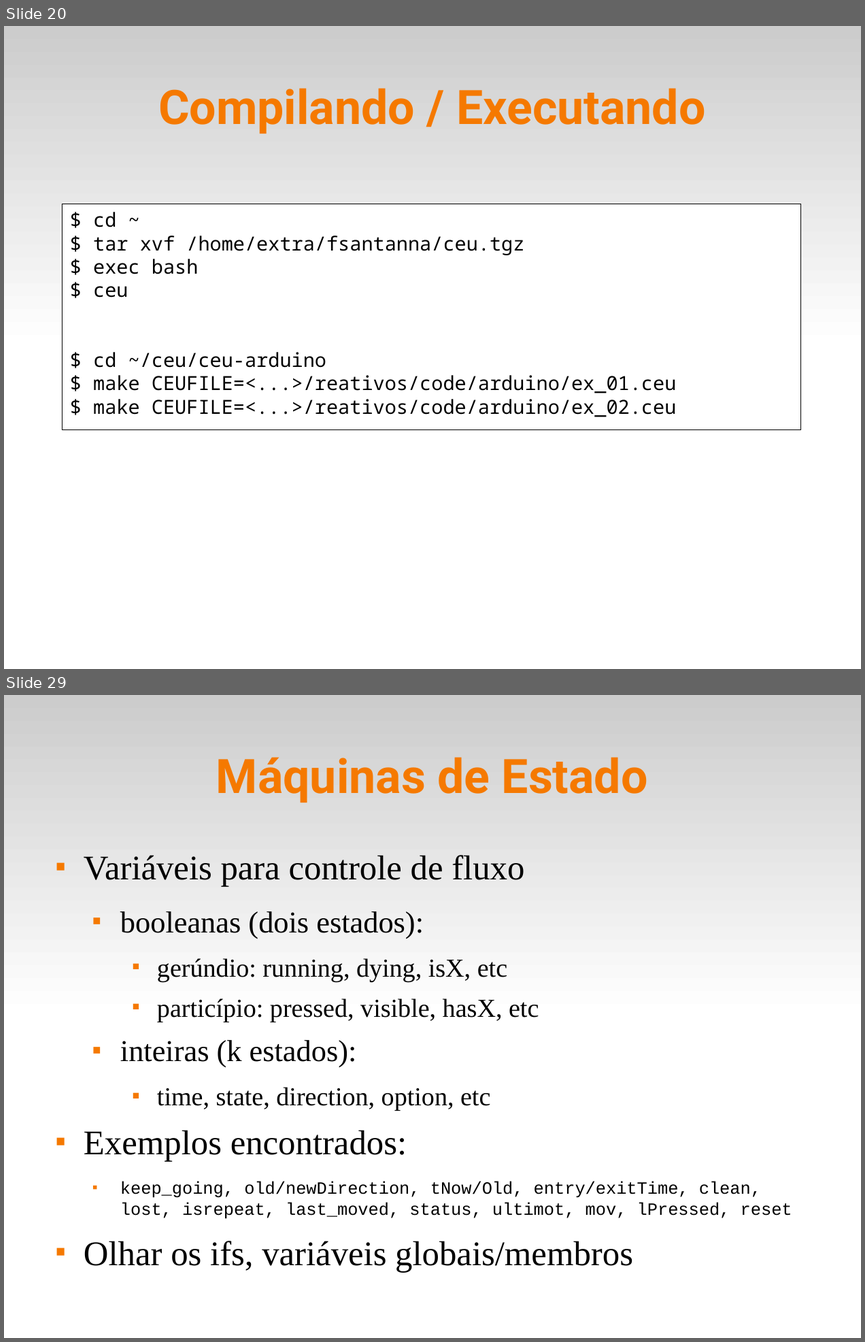
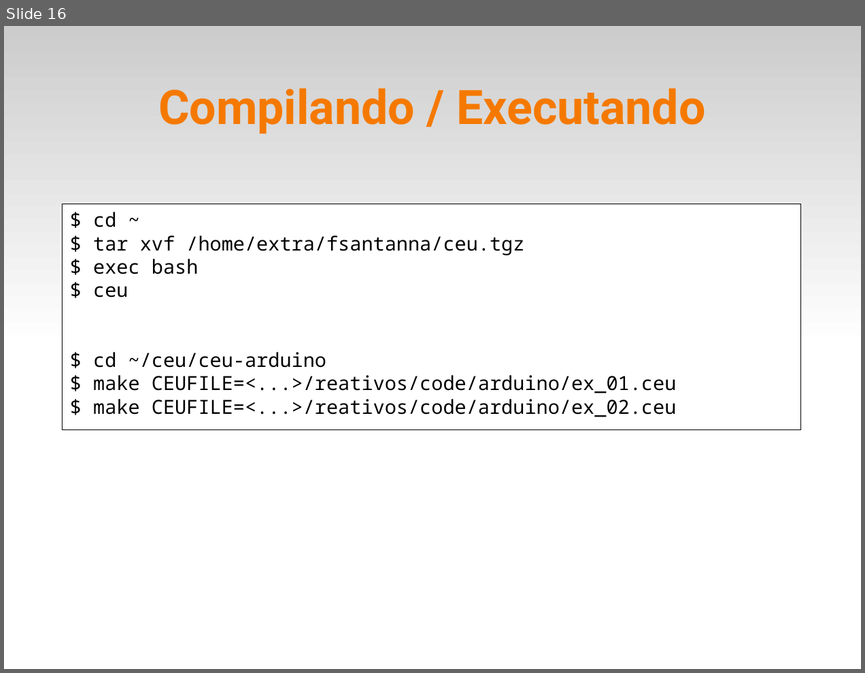
Before and after one commit to fsantanna-uerj/reativos, a slide deck: slides/05_ceu.odp. Shown one above the other, each under a label of ours: slides 20 and 29 before the commit, slide 16 after it; the slides between them are not shown. The pictures are 865x1342 and 865x673 pixels, drawn with LibreOffice and Linux fonts; fonts in the diff are those of the drawing. Boxes give left, top, right and bottom in pixels: in the first picture for what was removed or moved away, otherwise in the second. Text is boxed around its words. In the diff, an @@ line names an element or a change of style, - is before the commit and + after.

```diff
--- a/slides/05_ceu.odp
+++ b/slides/05_ceu.odp
@@ slide 29 removed at bbox=[4, 695, 861, 1338], background #FFFFFF; not listed: 1 template element that a slide beside it also shows @@
@@ title removed at bbox=[216, 757, 648, 802] @@
-Máquinas de Estado
@@ text removed at bbox=[84, 855, 792, 1272] @@
-■ Variáveis para controle de fluxo
-  ■ booleanas (dois estados):
-    ■ gerúndio: running, dying, isX, etc
-    ■ particípio: pressed, visible, hasX, etc
-  ■ inteiras (k estados):
-    ■ time, state, direction, option, etc
-■ Exemplos encontrados:
-  ■ keep_going, old/newDirection, tNow/Old, entry/exitTime, clean, lost, isrepeat, last_moved, status, ultimot, mov, lPressed, reset
-■ Olhar os ifs, variáveis globais/membros
@@ what was slide 20 is now slide 16 @@
```
Also in this commit, not shown: 19 other slides removed, 3 other files.
